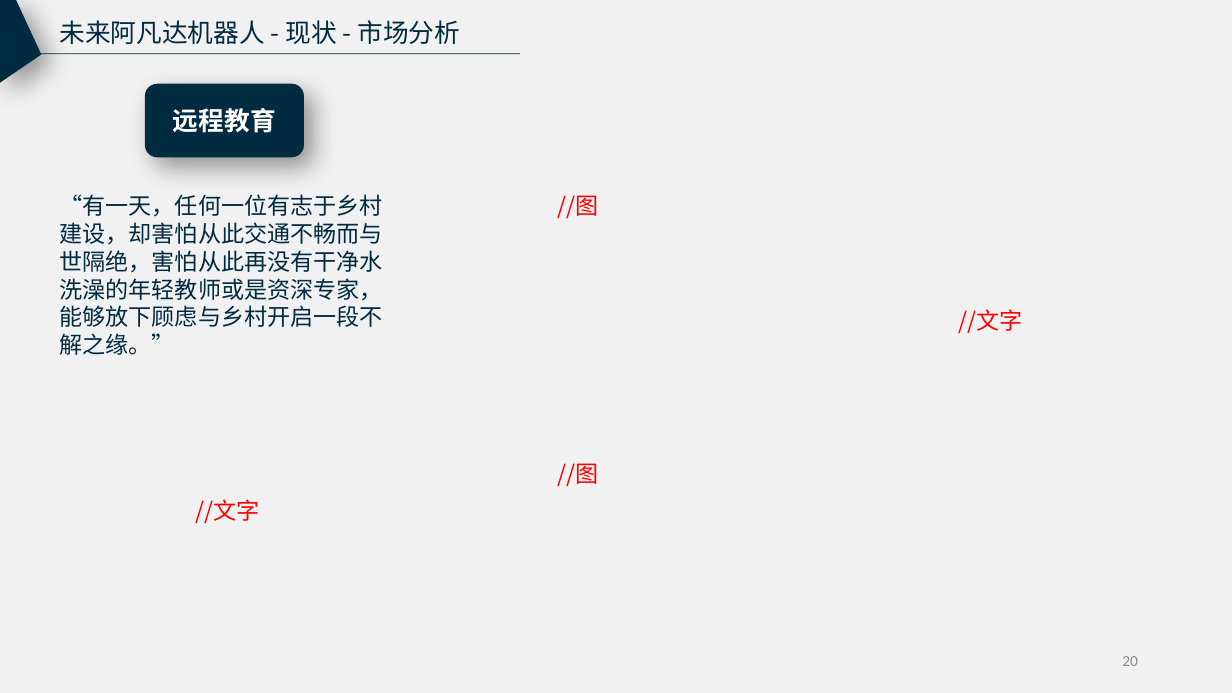
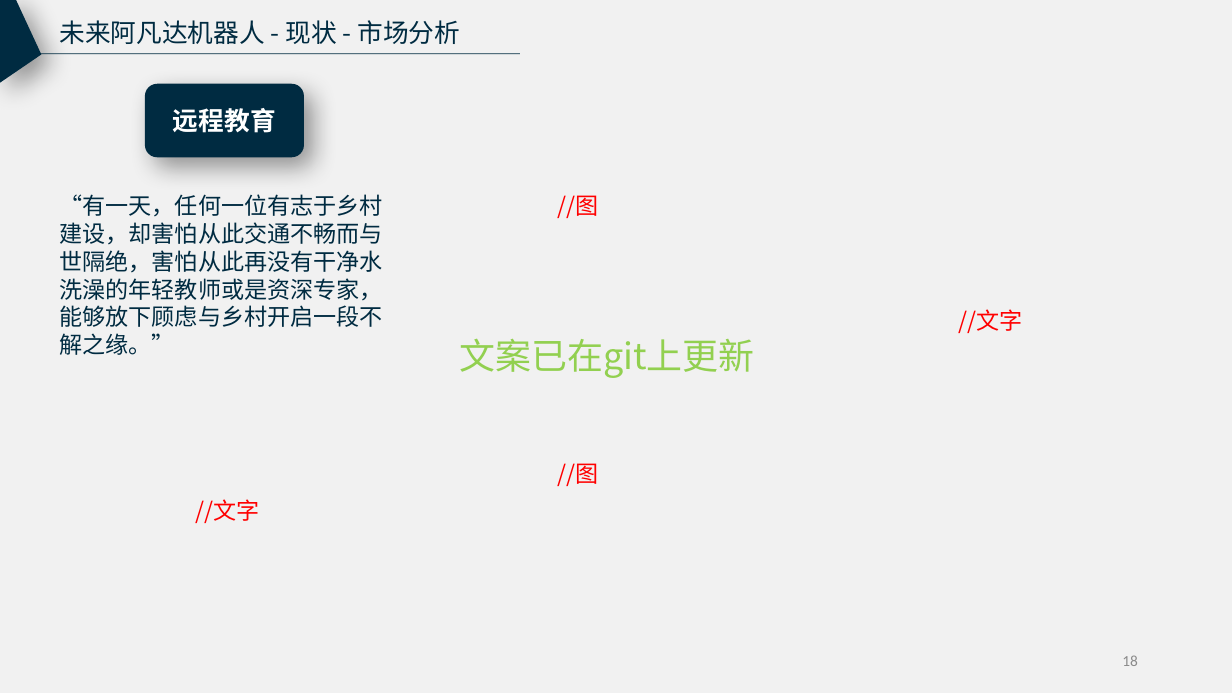
Before and after one commit to RunTimeError2/Avabot---Industry-Frontier, a slide deck: slide 18 of 未来阿凡达机器人_产业调研报告试验稿.pptx (slide 20 before the commit). Drawn at 1232x693 pixels with LibreOffice and Linux fonts; fonts in the diff are those of the drawing. Boxes give left, top, right and bottom in pixels: in the first picture for what was removed or moved away, otherwise in the second. Text is boxed around its words. In the diff, an @@ line names an element or a change of style, - is before the commit and + after.

```diff
--- a/未来阿凡达机器人_产业调研报告试验稿.pptx
+++ b/未来阿凡达机器人_产业调研报告试验稿.pptx
@@ text added at [460, 338, 755, 378], 28 pt, text #92D050 @@
+文案已在git上更新
@@ page number at [1122, 655, 1138, 666]: text changed @@
-20
+18
```
Also in this commit, not shown: 2 other slides changed, 2 slides removed, 2 other files.
